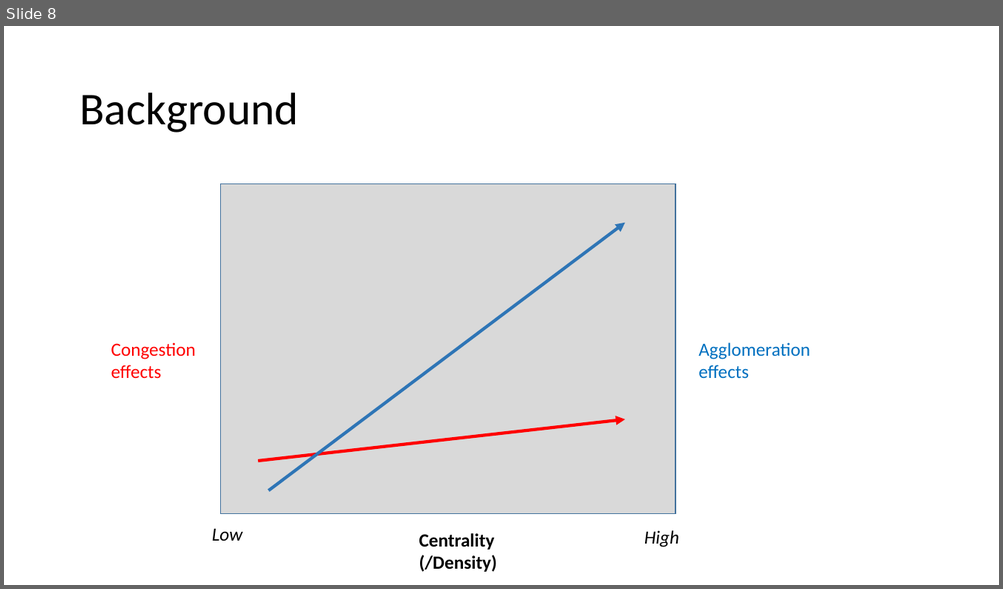
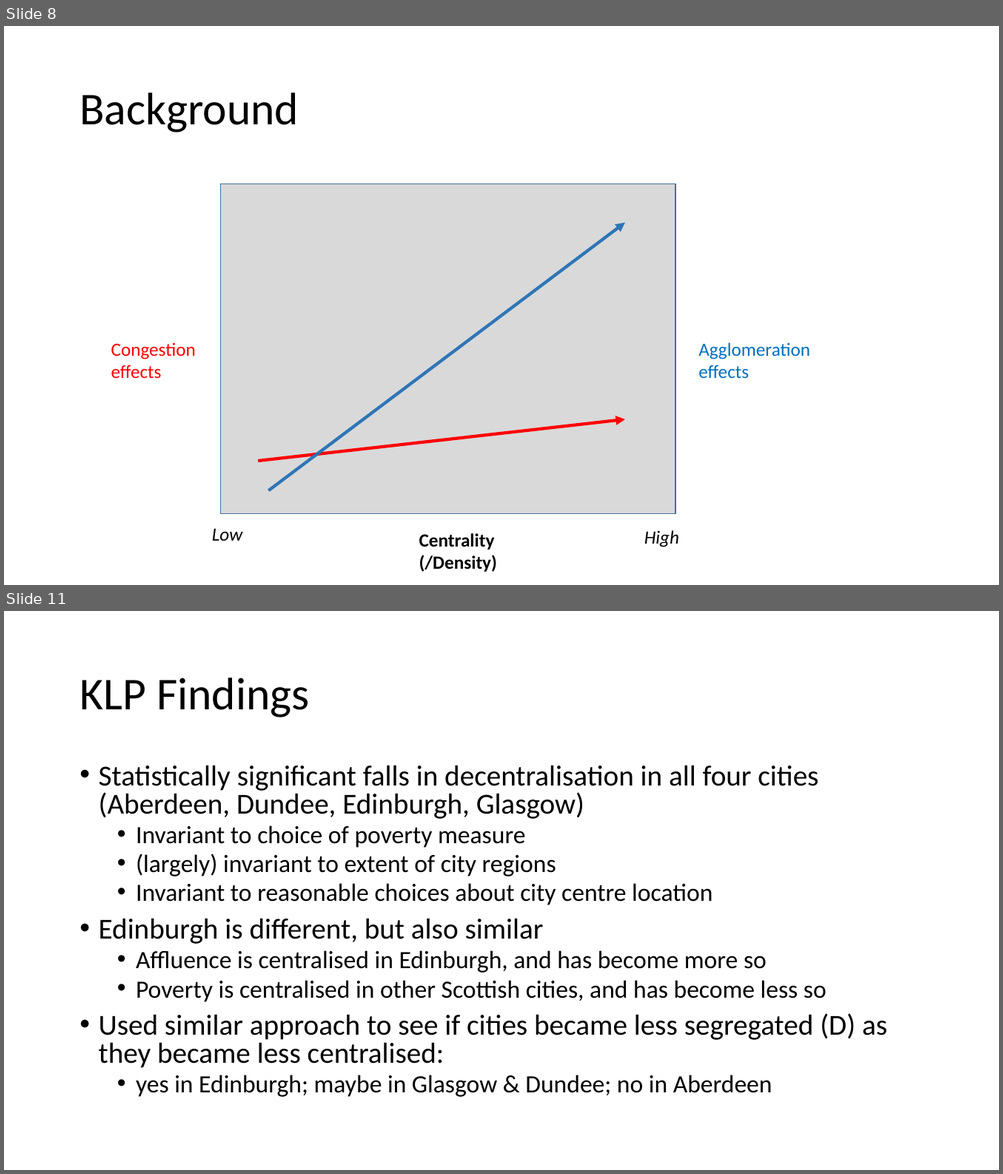
Before and after one commit to JonMinton/decentralisation_simd_dz2011, a slide deck: presentation/Is poverty moving to the suburbs in Scottish.pptx. Shown one above the other, each under a label of ours: slide 8 before the commit, slides 8 and 11 after it; the slides between them are not shown. The pictures are 1003x589 and 1003x1174 pixels, drawn with LibreOffice and Linux fonts; fonts in the diff are those of the drawing. Boxes give left, top, right and bottom in pixels: in the first picture for what was removed or moved away, otherwise in the second. Text is boxed around its words. In the diff, an @@ line names an element or a change of style, - is before the commit and + after.

```diff
--- a/presentation/Is poverty moving to the suburbs in Scottish.pptx
+++ b/presentation/Is poverty moving to the suburbs in Scottish.pptx
@@ slide 11 added at (4,611,999,1170), background #FFFFFF @@
@@ title added at (79,678,310,718), 44 pt, text #000000 @@
+KLP Findings
@@ text added at (99,765,887,1097), 24 pt, text #000000 @@
+• Statistically significant falls in decentralisation in all four cities (Aberdeen, Dundee, Edinburgh, Glasgow)
+  • Invariant to choice of poverty measure
+  • (largely) invariant to extent of city regions
+  • Invariant to reasonable choices about city centre location
+• Edinburgh is different, but also similar
+  • Affluence is centralised in Edinburgh, and has become more so
+  • Poverty is centralised in other Scottish cities, and has become less so
+• Used similar approach to see if cities became less segregated (D) as they became less centralised:
+  • yes in Edinburgh; maybe in Glasgow & Dundee; no in Aberdeen
```
Also in this commit, not shown: 1 slide changed, 21 other slides added.
